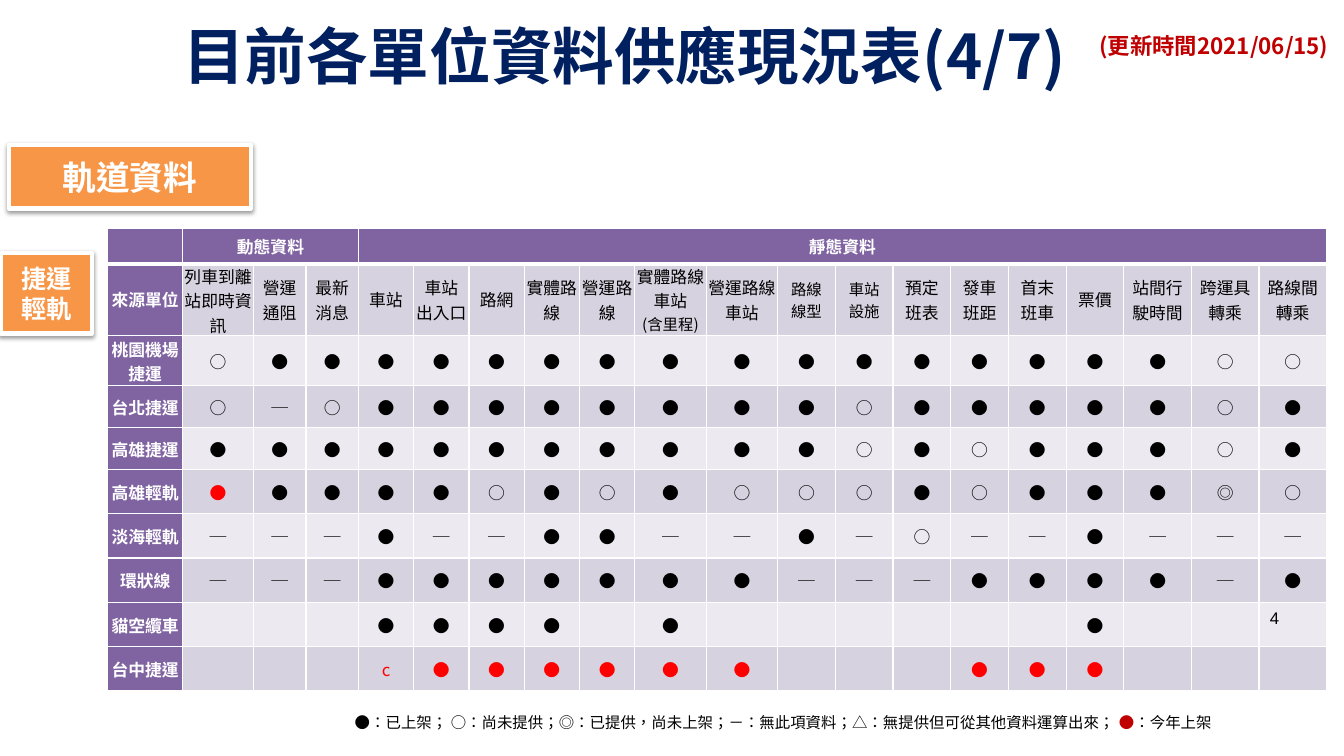
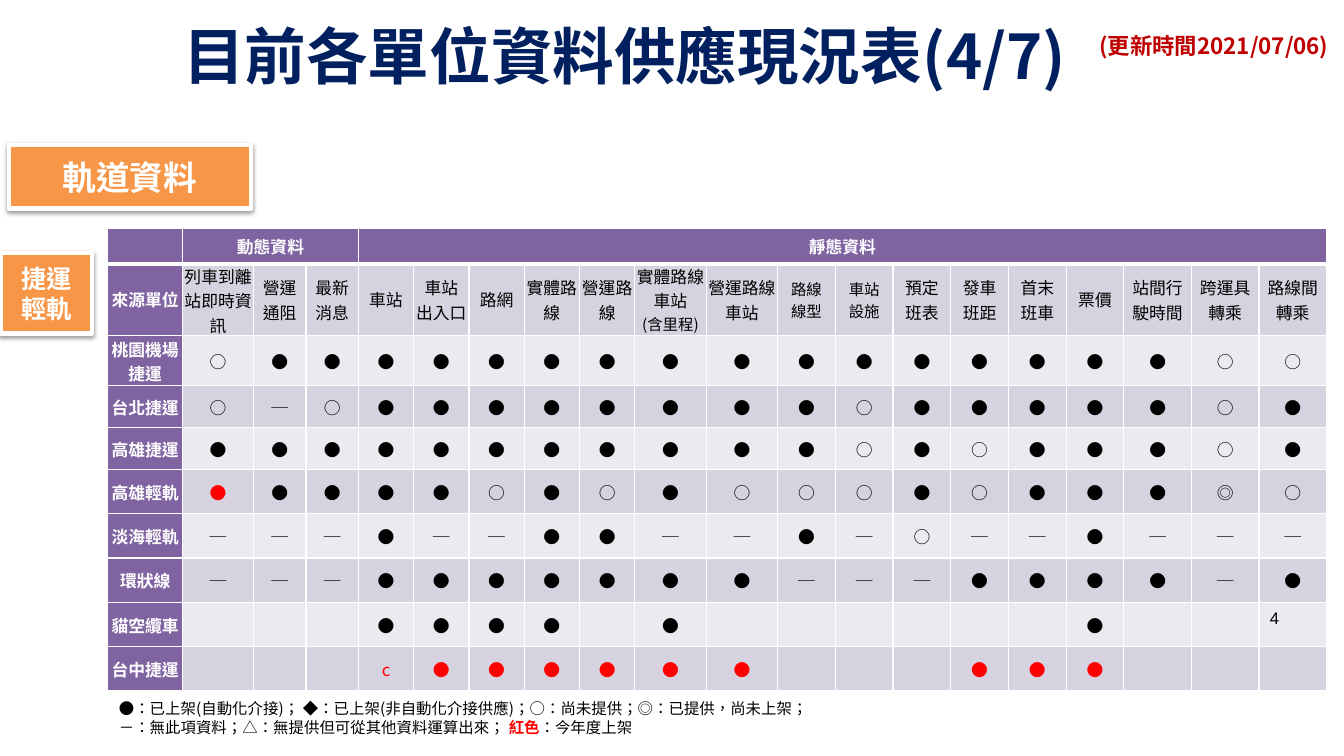
Before and after one commit to ptxmotc/data-provide-status, a slide deck: slide 4 of 各單位資料供應現況表.pptx. Drawn at 1344x756 pixels with LibreOffice and Linux fonts; fonts in the diff are those of the drawing; background and template pictures are left out. Boxes give left, top, right and bottom in pixels: in the first picture for what was removed or moved away, otherwise in the second. Text is boxed around its words. In the diff, an @@ line names an element or a change of style, - is before the commit and + after.

```diff
--- a/各單位資料供應現況表.pptx
+++ b/各單位資料供應現況表.pptx
@@ text at (1100,35,1329,59): text changed @@
-(更新時間2021/06/15)
+(更新時間2021/07/06)
@@ text at (119,701,808,735): text changed @@
-●：已上架； ○：尚未提供；◎：已提供，尚未上架；－：無此項資料；△：無提供但可從其他資料運算出來； ●：今年上架
+●：已上架(自動化介接)； ◆：已上架(非自動化介接供應)；○：尚未提供；◎：已提供，尚未上架；
+－：無此項資料；△：無提供但可從其他資料運算出來； 紅色：今年度上架
```
Also in this commit, not shown: 8 other slides changed.
